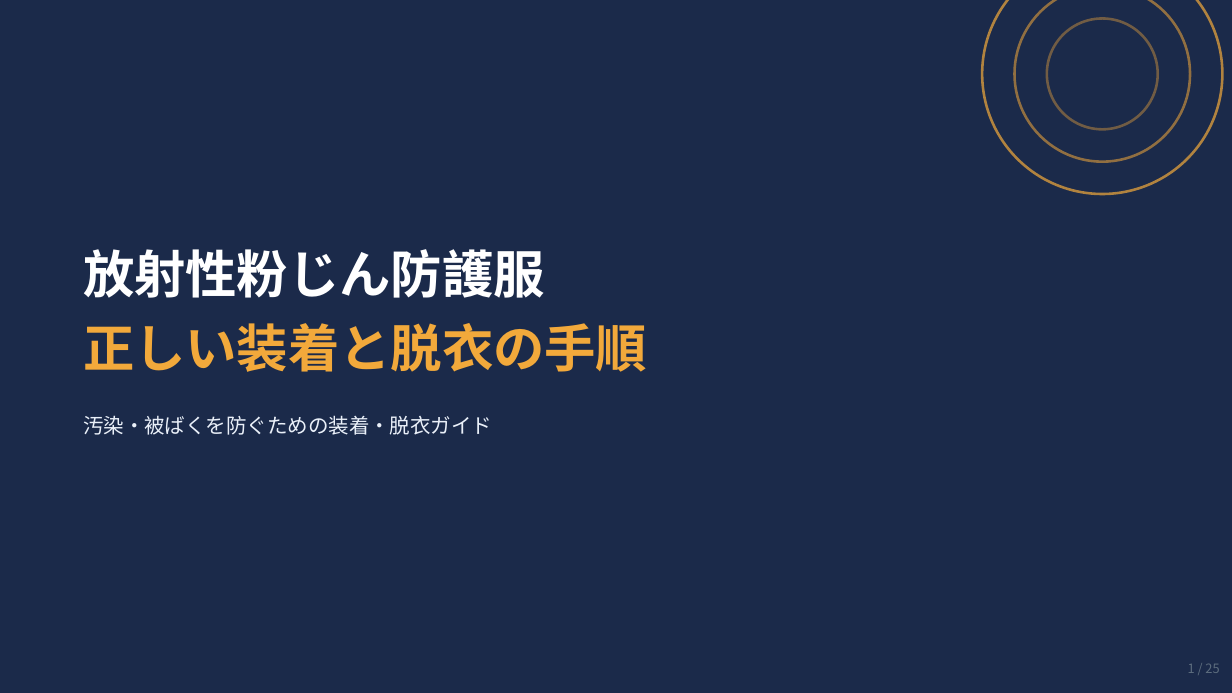
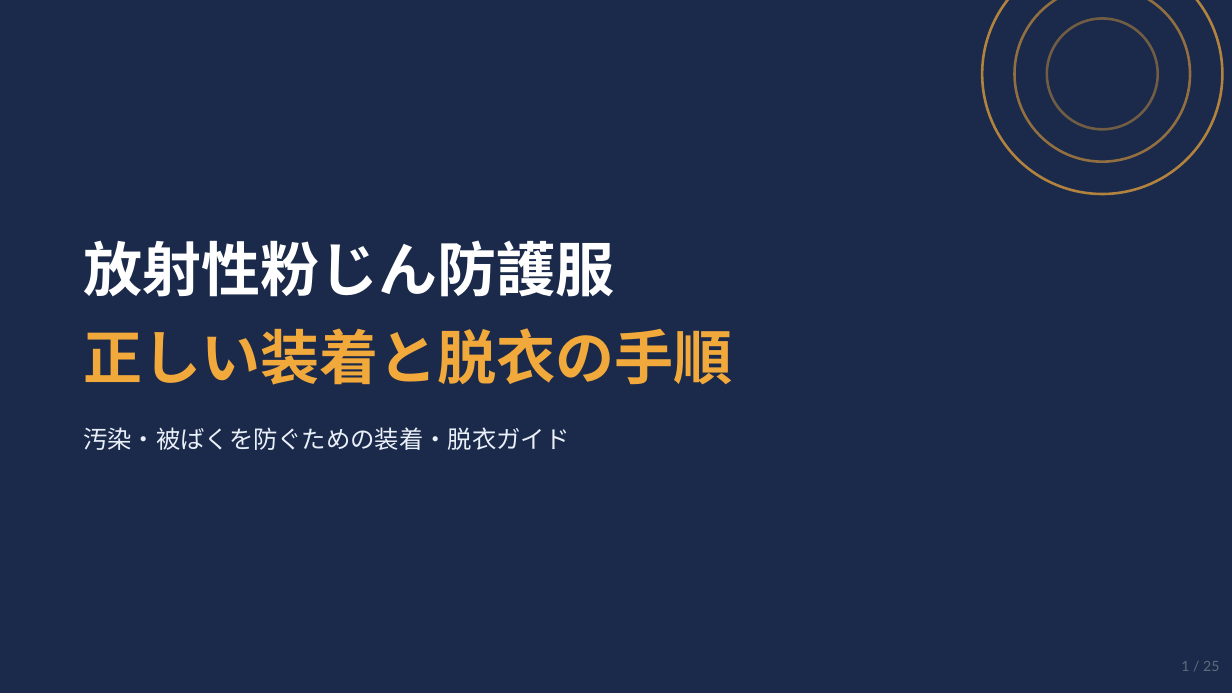
Before and after one commit to solidkinder624-cmyk/my-first-lab, a slide deck: slide 1 of output/放射性粉じん防護服_装着脱衣手順.pptx. Drawn at 1232x693 pixels with LibreOffice and Linux fonts; fonts in the diff are those of the drawing. Boxes give left, top, right and bottom in pixels: in the first picture for what was removed or moved away, otherwise in the second. Text is boxed around its words. In the diff, an @@ line names an element or a change of style, - is before the commit and + after.

```diff
--- a/output/放射性粉じん防護服_装着脱衣手順.pptx
+++ b/output/放射性粉じん防護服_装着脱衣手順.pptx
@@ text "放射性粉じん防護服": place and size @@
-text "放射性粉じん防護服" at (83,249,545,298)
+text "放射性粉じん防護服" at (83,240,614,297)
@@ text "放射性粉じん防護服" at (83,240,614,297): size 40 to 46 pt, font Noto Sans CJK JP to Lato @@
@@ text "正しい装着と脱衣の手順" at (83,328,732,385): size 40 to 46 pt, font Noto Sans CJK JP to Lato @@
@@ text "汚染・被ばくを防ぐための装着・脱衣ガイド": place and size @@
-text "汚染・被ばくを防ぐための装着・脱衣ガイド" at (83,415,492,435)
+text "汚染・被ばくを防ぐための装着・脱衣ガイド" at (83,427,569,450)
@@ text "汚染・被ばくを防ぐための装着・脱衣ガイド" at (83,427,569,450): size 16 to 19 pt, font Noto Sans CJK JP to Lato @@
@@ text "1 / 25" at (1181,661,1219,671): size 10 to 11 pt, font Noto Sans CJK JP to Lato @@
```
Also in this commit, not shown: 24 other slides changed.
